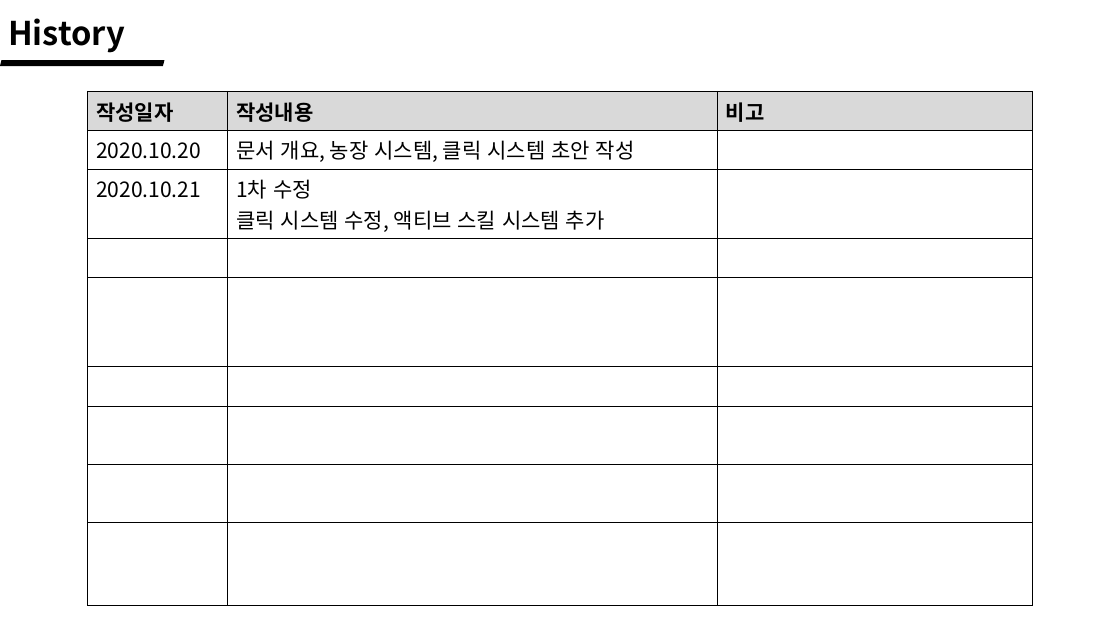
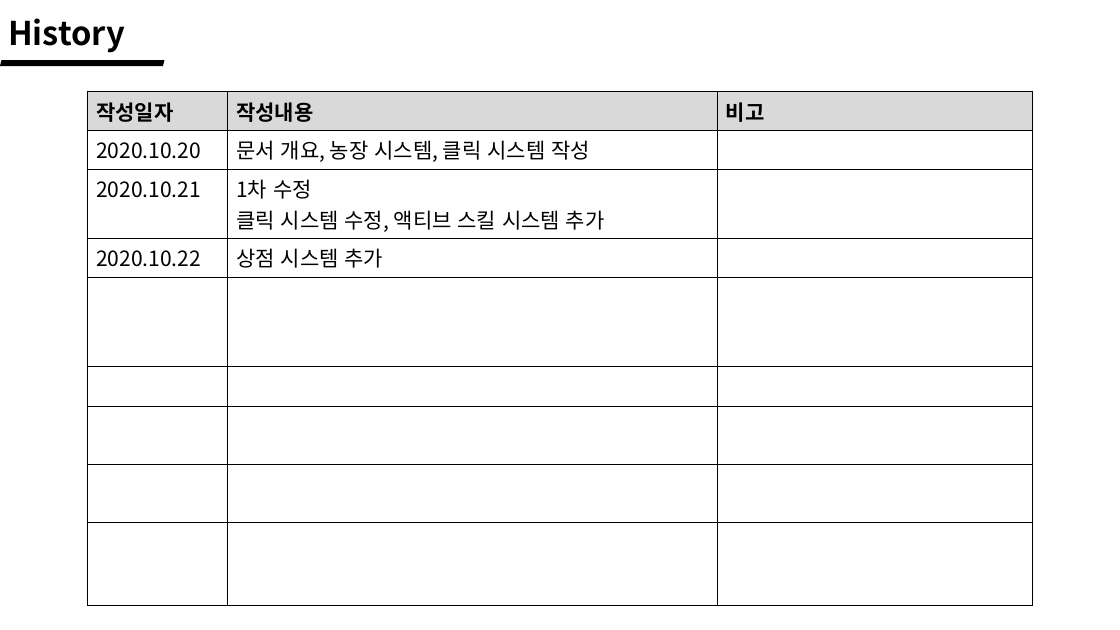
Before and after one commit to wlrud753/CarryCarrot, a slide deck: slide 2 of 기획서/당근키우기 시스템.pptx. Drawn at 1120x630 pixels with LibreOffice and Linux fonts; fonts in the diff are those of the drawing. Boxes give left, top, right and bottom in pixels: in the first picture for what was removed or moved away, otherwise in the second. Text is boxed around its words. In the diff, an @@ line names an element or a change of style, - is before the commit and + after.

Commit message:
데이터 설계/시스템 문서 수정

```diff
--- a/기획서/당근키우기 시스템.pptx
+++ b/기획서/당근키우기 시스템.pptx
@@ table at (88,92,1033,592) @@
-row 2, column 2: 문서 개요, 농장 시스템, 클릭 시스템 초안 작성
+row 2, column 2: 문서 개요, 농장 시스템, 클릭 시스템 작성
+row 4: 2020.10.22 | 상점 시스템 추가 | 
-row 9:  |  | 
```
Also in this commit, not shown: 3 other slides changed, 2 slides added, 1 other file.
